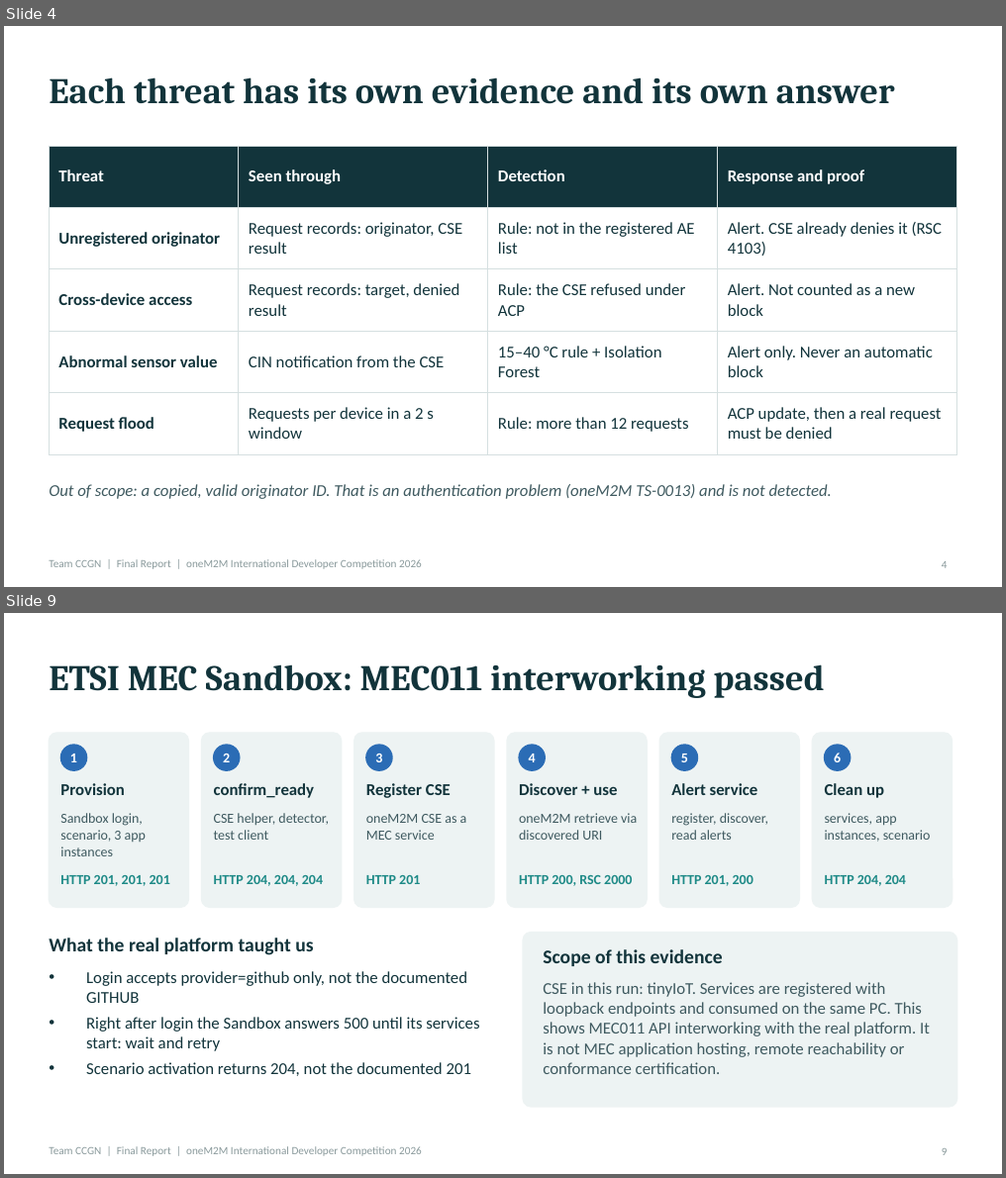
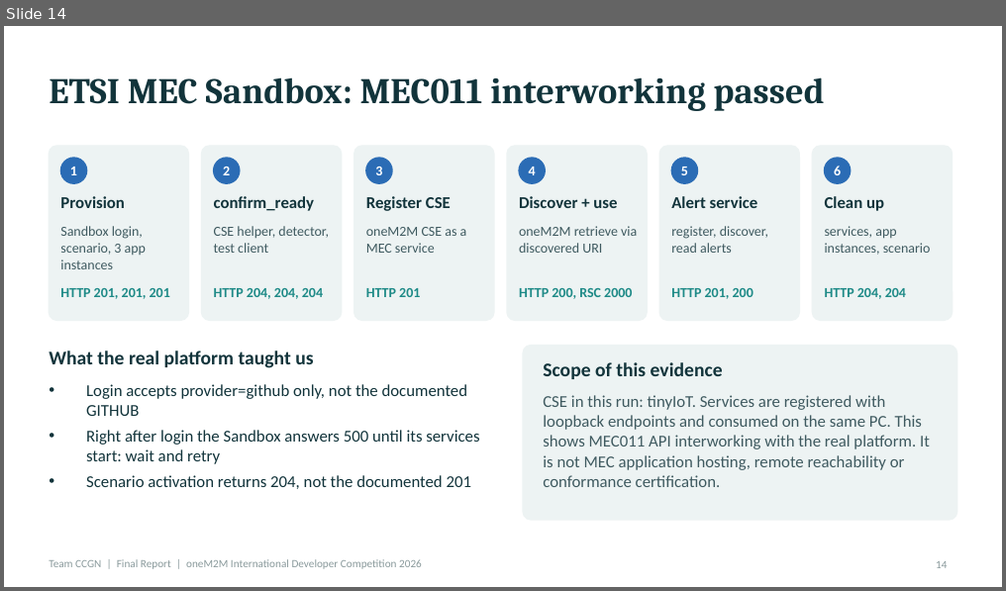
Before and after one commit to easycode42/ccgn-edge-iot-security, a slide deck: deliverables/CCGN_Final_Report.pptx. Shown one above the other, each under a label of ours: slides 4 and 9 before the commit, slide 14 after it; the slides between them are not shown. The pictures are 1006x1178 and 1006x591 pixels, drawn with LibreOffice and Linux fonts; fonts in the diff are those of the drawing. Boxes give left, top, right and bottom in pixels: in the first picture for what was removed or moved away, otherwise in the second. Text is boxed around its words. In the diff, an @@ line names an element or a change of style, - is before the commit and + after.

```diff
--- a/deliverables/CCGN_Final_Report.pptx
+++ b/deliverables/CCGN_Final_Report.pptx
@@ slide 4 removed at (4, 26, 1002, 587), background #FFFFFF; not listed: 1 template element that a slide beside it also shows @@
@@ title removed at (49, 77, 895, 104) @@
-Each threat has its own evidence and its own answer
@@ table removed at (49, 146, 957, 443), 5 rows, 4 columns @@
-Threat | Seen through | Detection | Response and proof
-Unregistered originator | Request records: originator, CSE result | Rule: not in the registered AE list | Alert. CSE already denies it (RSC 4103)
-Cross-device access | Request records: target, denied result | Rule: the CSE refused under ACP | Alert. Not counted as a new block
-Abnormal sensor value | CIN notification from the CSE | 15–40 °C rule + Isolation Forest | Alert only. Never an automatic block
-Request flood | Requests per device in a 2 s window | Rule: more than 12 requests | ACP update, then a real request must be denied
@@ text removed at (49, 484, 832, 499) @@
-Out of scope: a copied, valid originator ID. That is an authentication problem (oneM2M TS-0013) and is not detected.
@@ page number removed at (942, 562, 947, 569) @@
-4
@@ what was slide 9 is now slide 14 @@
@@ page number at (936, 562, 946, 569): text changed @@
-9
+14
```
Also in this commit, not shown: 5 slides changed, 10 slides added, 4 other slides removed, 44 other files.
